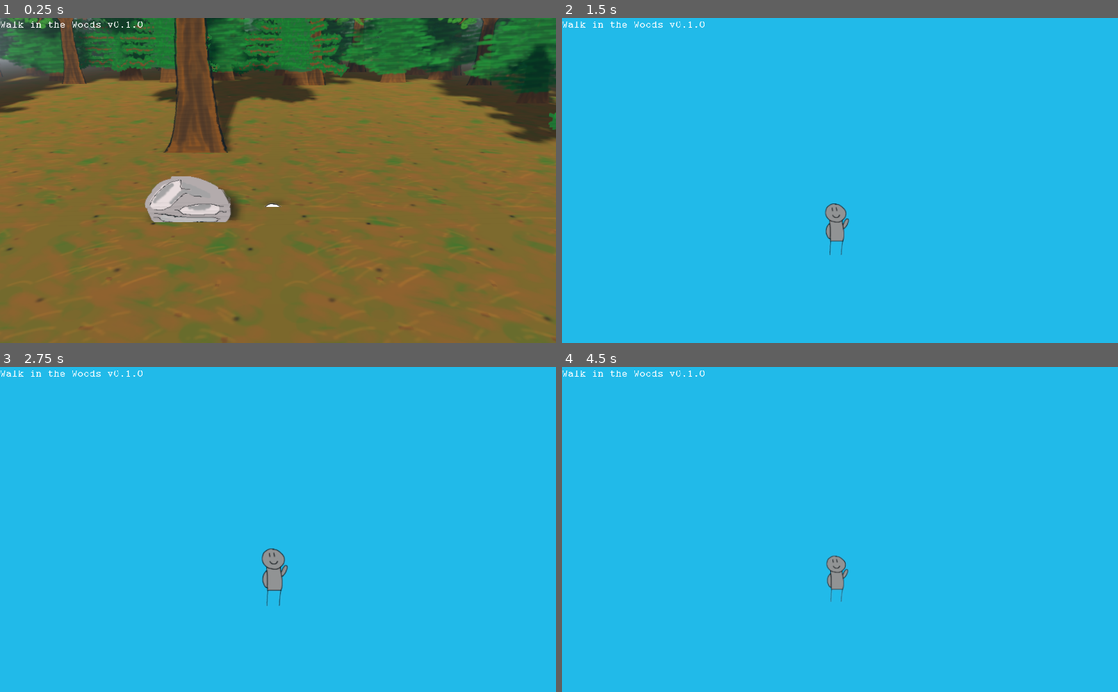
Above: before the commit, frames 1-4 (two rows, left to right).
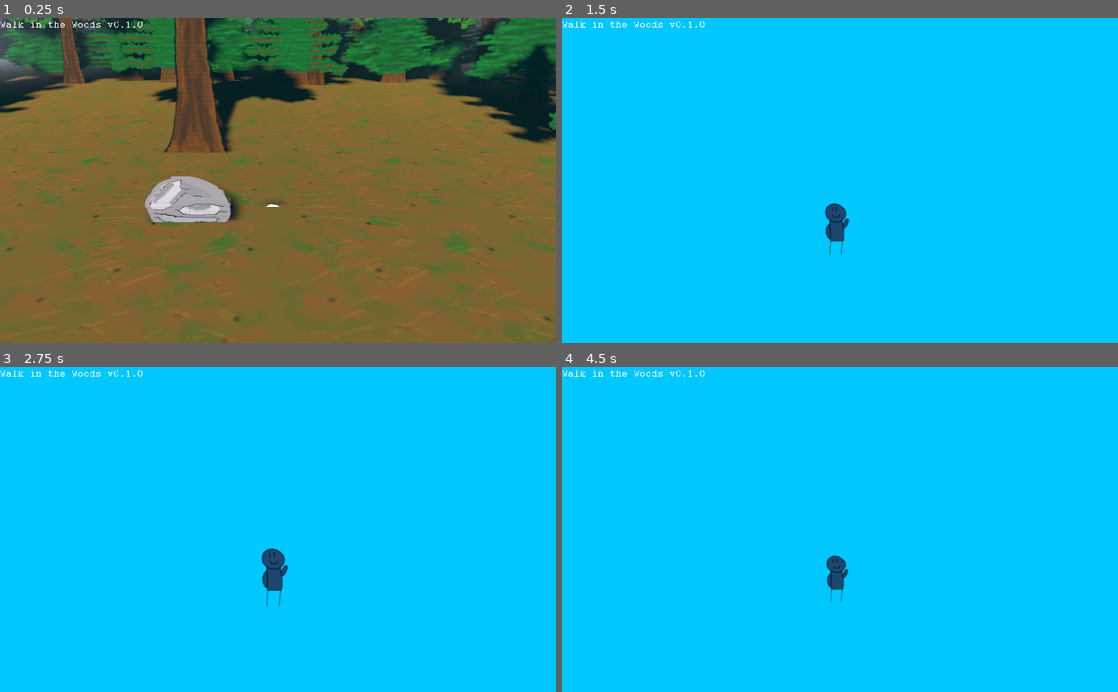
Above: after the commit, the same moments.

Repository: Schoperation/AllTheStarsAtNight
Game: Godot game, scene res://world/World.tscn
The game is run twice, just before and just after one commit, with the same random seed, the same clock (stepped at 60 frames per second) and the same inputs.
Inputs (mouse positions are in pixels of both pictures, inside the frame that each line leads up to):
- Up to frame 1 (0.25 s): no input
- Up to frame 2 (1.5 s): move the mouse to (962, 164) at 0.52 s; hold D (move_right) 0.53-1.28 s; tap Mouse wheel up (zoom_in) at 0.6 s; click (962, 164) at 0.67 s; tap Mouse wheel down (zoom_out) at 0.8, 1.35 s; move the mouse to (728, 196) at 1.27 s; hold S (move_down) from 1.28 s (still down)
- Up to frame 3 (2.75 s): tap Mouse wheel up (zoom_in) at 1.55, 2.1 s; tap Enter at 2 s; move the mouse to (333, 458) at 2.02 s; release S (move_down) at 2.03 s; hold D (move_right) from 2.03 s (still down); tap Mouse wheel down (zoom_out) at 2.3 s
- Up to frame 4 (4.5 s): tap Space at 2.75, 4.25 s; move the mouse to (812, 594) at 2.77 s; release D (move_right) at 2.78 s; hold W (move_up) 2.78-3.53 s; tap Mouse wheel down (zoom_out) at 2.85, 3.8, 4.35 s; click (812, 594) at 2.92 s; tap Mouse wheel up (zoom_in) at 3.05, 3.6 s; tap Enter at 3.5 s; move the mouse to (1006, 578) at 3.52 s; hold A (move_left) from 3.53 s (still down); move the mouse to (673, 480) at 4.27 s

The runs differ from the first frame. In frame 1, 5.8% of the frame differs, in the area x 0-100%, y 0-63%; in frame 2, 100%; in frame 3, 100%; in frame 4, 100%, in the area x 0-100%, y 0-100%.

Commit message:
Dumb day night cycle stuff

Diff:
--- a/ui/Zoom.gd
+++ b/ui/Zoom.gd
@@ -2,6 +2,8 @@
 
 """
 Script for zooming in and out of the map
+
+Also for changing the skybox color
 """
 
 # Keep track of where we are
@@ -35,3 +37,7 @@
 	# theta = arctan(z/y)
 	var theta = atan(parabolaY/(parabolaZ - 0.1)) * -1.1
 	self.rotation.x = theta
+
+# Change skybox colors
+func changeSkyColor():
+	pass
--- a/world/SunCycle.gd
+++ b/world/SunCycle.gd
@@ -1,5 +1,21 @@
 extends DirectionalLight
 export var dayNightCycleEnabled = true
+
+var isDay = true
+var hourTick = 12
+var minuteTick = 0
+var tick = 0
+
+func addTick():
+	minuteTick += 1
+	if minuteTick > 59:
+		hourTick += 1
+		minuteTick = 0
+	if hourTick > 23:
+		hourTick = 0
+
+func addTick2():
+	tick += 1
 
 func _process(delta):
 	if dayNightCycleEnabled:
@@ -8,3 +24,9 @@
 func testDayNightCycle():
 	transform.basis = transform.basis.rotated(Vector3(0, 0, 1), 0.001)
 	transform.basis = transform.basis.rotated(Vector3(0, 1, 0), -0.001)
+
+
+func _on_DayCycle_timeout():
+	pass
+	#print(rotation_degrees.z)
+	#print(str(hourTick) + ":" + str(minuteTick))
--- a/world/World.tscn
+++ b/world/World.tscn
@@ -11,14 +11,19 @@
 
 [sub_resource type="Environment" id=1]
 background_mode = 1
-background_color = Color( 0.133333, 0.733333, 0.917647, 1 )
-ambient_light_color = Color( 0.529412, 0.529412, 0.529412, 1 )
-ambient_light_energy = 1.18
+background_color = Color( 0, 0.784314, 1, 1 )
+ambient_light_color = Color( 0.164706, 0.352941, 0.572549, 1 )
+ambient_light_energy = 0.53
+ambient_light_sky_contribution = 0.99
 fog_enabled = true
 fog_color = Color( 0.686275, 0.741176, 0.796078, 1 )
 fog_depth_begin = 54.0
 fog_depth_end = 187.9
 fog_depth_curve = 2.0
+auto_exposure_scale = 1.1
+auto_exposure_min_luma = 5.27
+dof_blur_far_distance = 94.35
+dof_blur_far_quality = 2
 
 [sub_resource type="BoxShape" id=2]
 extents = Vector3( 25.361, 9.20337, 5.19189 )
@@ -41,12 +46,15 @@
 
 [node name="Sun" type="DirectionalLight" parent="."]
 transform = Transform( 0.999126, -0.0326857, 0.0260418, 0.00080103, 0.638, 0.770036, -0.0417838, -0.769343, 0.637469, -0.668901, 23.358, 1.22445 )
-light_energy = 1.35
-light_indirect_energy = 1.17
+light_energy = 1.52
 shadow_enabled = true
 shadow_bias = 0.0
 directional_shadow_normal_bias = 1.49
 script = ExtResource( 3 )
+
+[node name="DayCycle" type="Timer" parent="Sun"]
+wait_time = 0.05
+autostart = true
 
 [node name="OriginChunk" parent="." instance=ExtResource( 2 )]
 
@@ -62,5 +70,6 @@
 [node name="CollisionShape" type="CollisionShape" parent="GameEnd"]
 transform = Transform( 1, 0, 0, 0, 1, 0, 0, 0, 1, 0, 6.37148, 14.2409 )
 shape = SubResource( 2 )
+[connection signal="timeout" from="Sun/DayCycle" to="Sun" method="_on_DayCycle_timeout"]
 [connection signal="mouse_entered" from="OriginChunk/Tree" to="UI" method="_on_Tree_mouse_entered"]
 [connection signal="body_entered" from="GameEnd" to="Player" method="_on_GameEnd_body_entered"]
